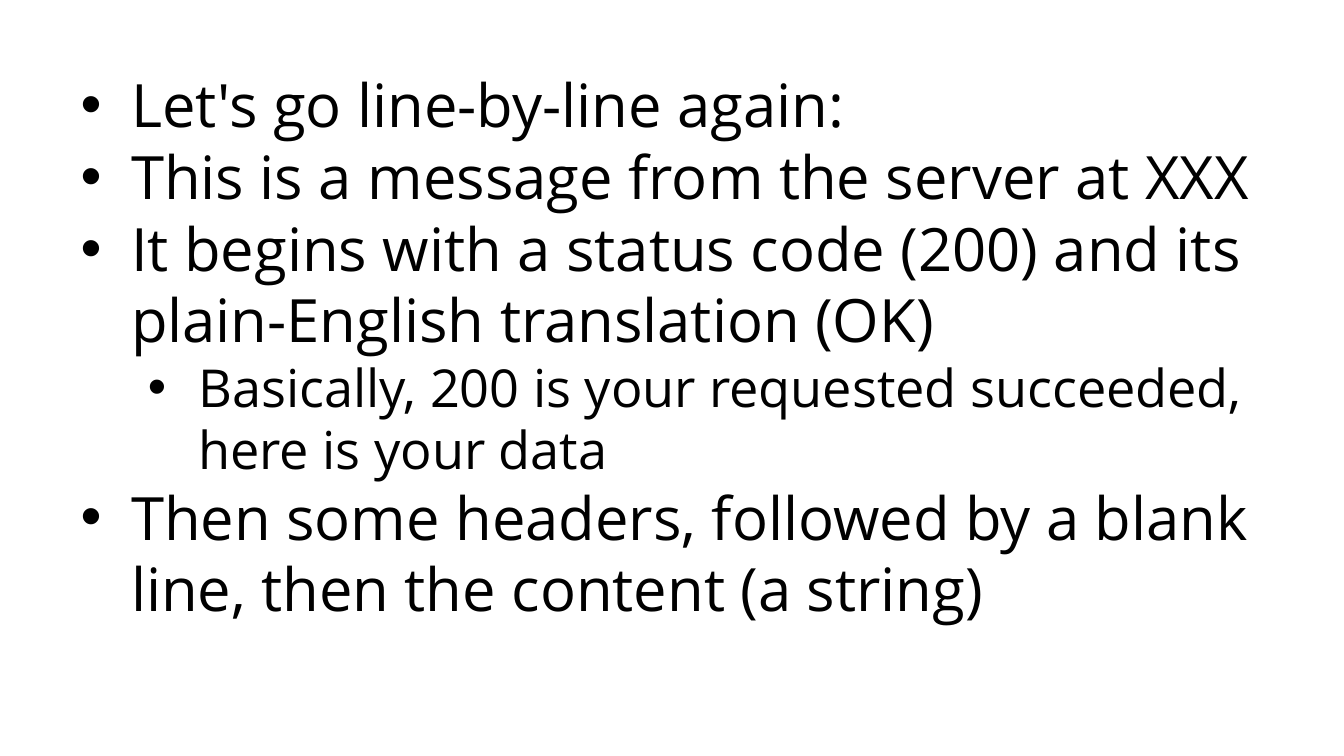
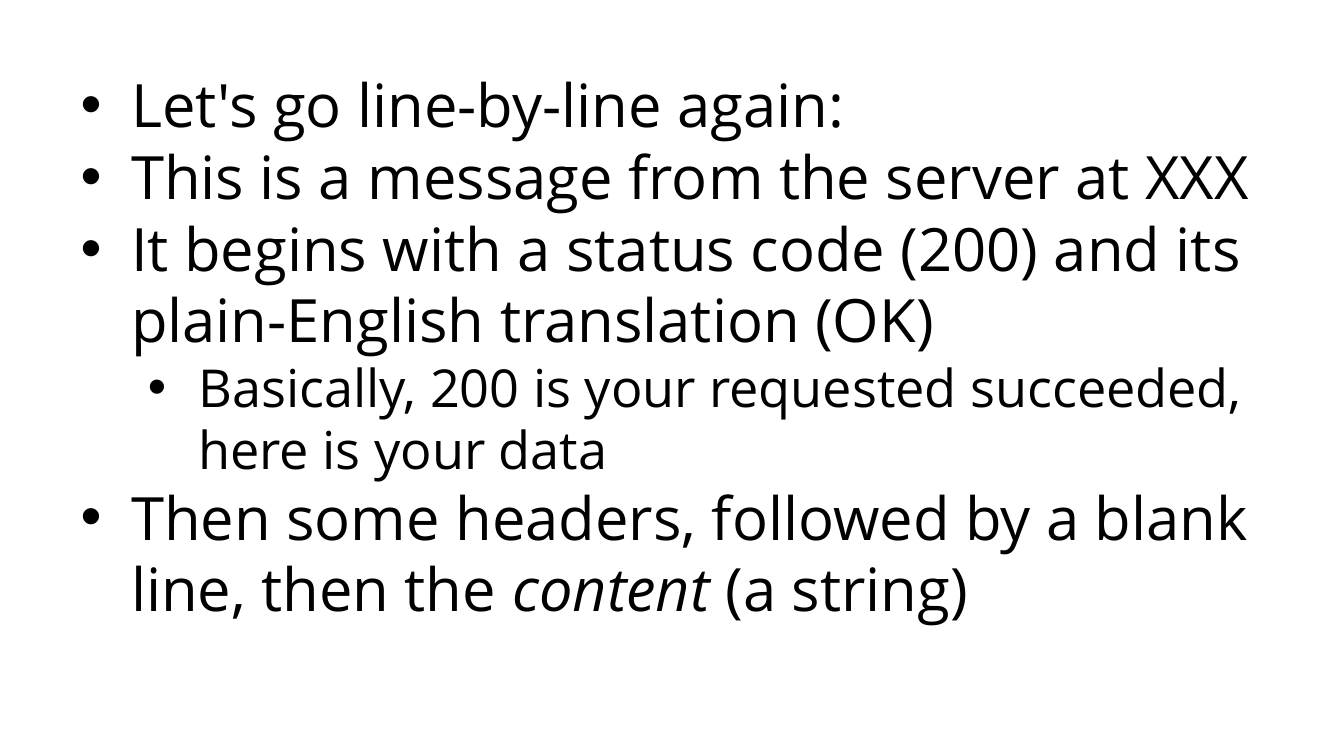
Before and after one commit to grimmelm/ctech404, a slide deck: slide 23 of ctech404/CTECH404_Combined_Slidedeck.pptx. Drawn at 1344x756 pixels with LibreOffice and Linux fonts; fonts in the diff are those of the drawing. Boxes give left, top, right and bottom in pixels: in the first picture for what was removed or moved away, otherwise in the second. Text is boxed around its words. In the diff, an @@ line names an element or a change of style, - is before the commit and + after.

```diff
--- a/ctech404/CTECH404_Combined_Slidedeck.pptx
+++ b/ctech404/CTECH404_Combined_Slidedeck.pptx
@@ text at [131,494,1248,626]: italic on in "content" @@
```
Also in this commit, not shown: 23 other slides changed, 1 slide added, 2 slides removed.
